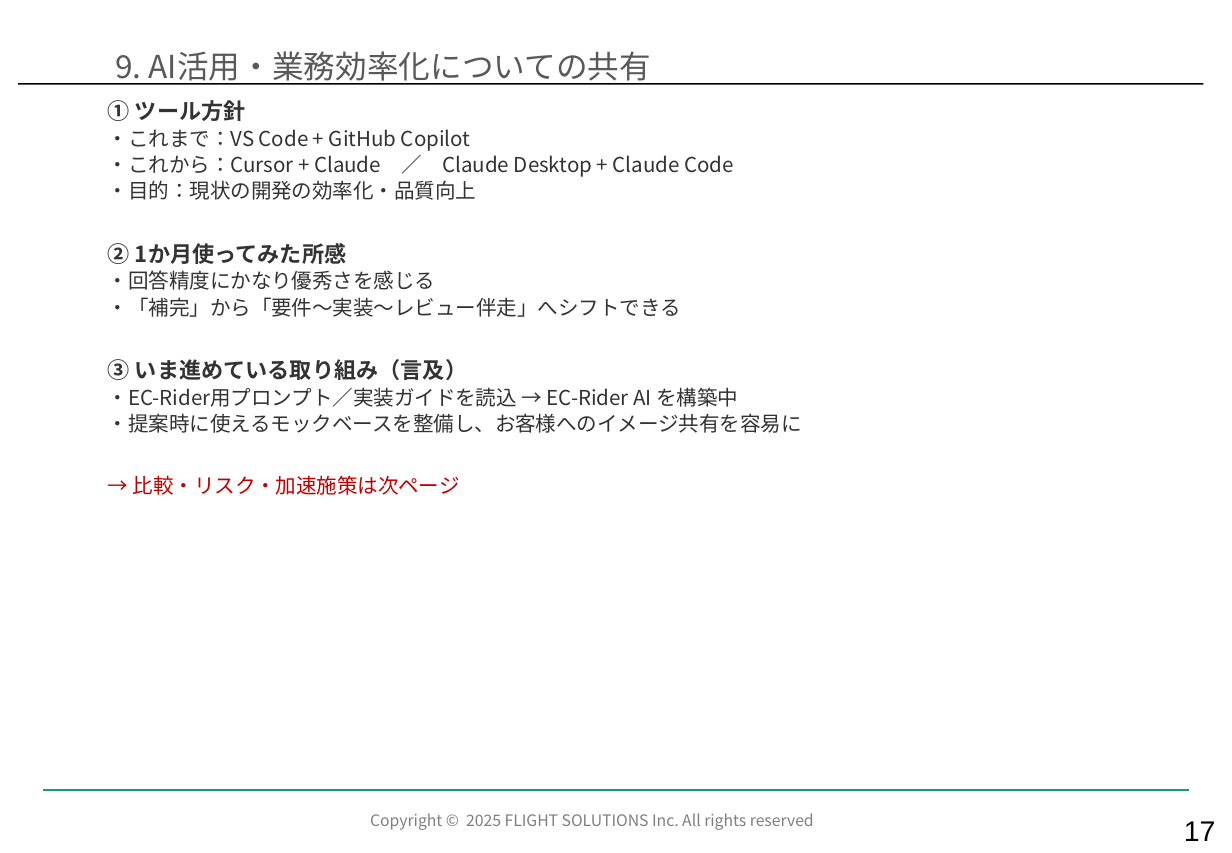
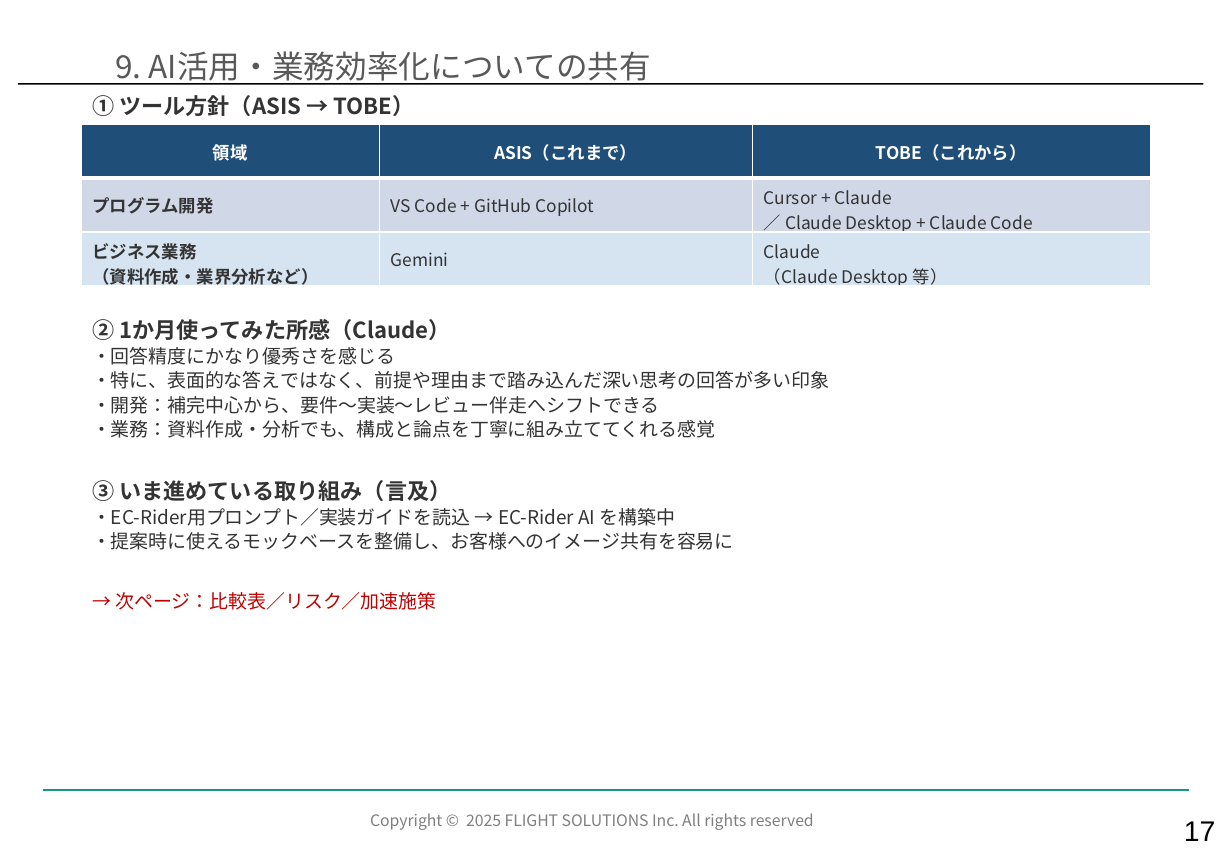
Before and after one commit to kozonoflight/git_tutorial, a slide deck: slide 18 of docs/【EC】ECサービス部_2026年7月度部会_Ver1.1.pptx. Drawn at 1232x853 pixels with LibreOffice and Linux fonts; fonts in the diff are those of the drawing; background and template pictures are left out. Boxes give left, top, right and bottom in pixels: in the first picture for what was removed or moved away, otherwise in the second. Text is boxed around its words. In the diff, an @@ line names an element or a change of style, - is before the commit and + after.

```diff
--- a/docs/【EC】ECサービス部_2026年7月度部会_Ver1.1.pptx
+++ b/docs/【EC】ECサービス部_2026年7月度部会_Ver1.1.pptx
@@ text added at bbox=[92, 95, 415, 116], 14 pt, text #333333, bold @@
+① ツール方針（ASIS → TOBE）
@@ table added at bbox=[81, 124, 1150, 292], 3 rows, 3 columns @@
+領域 | ASIS（これまで） | TOBE（これから）
+プログラム開発 | VS Code + GitHub Copilot | Cursor + Claude ／ Claude Desktop + Claude Code
+ビジネス業務 （資料作成・業界分析など） | Gemini | Claude （Claude Desktop 等）
@@ text "② 1か月使ってみた所感（Claude）": place and size @@
-text "② 1か月使ってみた所感（Claude）" at bbox=[108, 100, 802, 495]
+text "② 1か月使ってみた所感（Claude）" at bbox=[92, 319, 829, 610]
@@ text at bbox=[92, 319, 451, 340]: text changed; size 13 to 14 pt; bold on @@
-① ツール方針
-・これまで：VS Code + GitHub Copilot
-・これから：Cursor + Claude ／ Claude Desktop + Claude Code
-・目的：現状の開発の効率化・品質向上
-② 1か月使ってみた所感
+② 1か月使ってみた所感（Claude）
@@ text at bbox=[92, 347, 734, 550]: size 13 to 12 pt in "・回答精度にかなり優秀さを感じる", "・EC-Rider用プロンプト／実装ガイドを読込 → EC-Rider AI を構築中", "・提案時に使えるモックベースを整備し、お客様へのイメージ共有を容易に" @@
@@ text at bbox=[92, 371, 829, 438]: text changed; size 13 to 12 pt @@
-・「補完」から「要件〜実装〜レビュー伴走」へシフトできる
+・特に、表面的な答えではなく、前提や理由まで踏み込んだ深い思考の回答が多い印象
+・開発：補完中心から、要件〜実装〜レビュー伴走へシフトできる
+・業務：資料作成・分析でも、構成と論点を丁寧に組み立ててくれる感覚
@@ text at bbox=[115, 592, 436, 610]: text changed; size 13 to 12 pt @@
-→ 比較・リスク・加速施策は次ページ
+→ 次ページ：比較表／リスク／加速施策
```
Also in this commit, not shown: 1 other slide changed.
